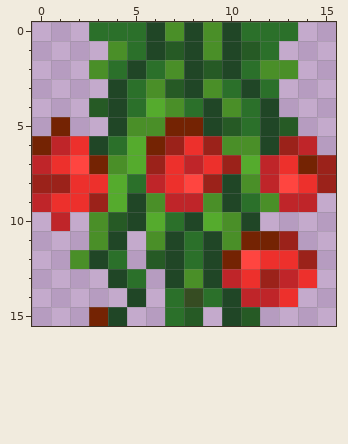
Edited in one commit: pixel-art sprite (textures/interior_decor_flower_pot_rose_2.png). The picture above is the old version.
The file is 16x16 pixels.
The result:
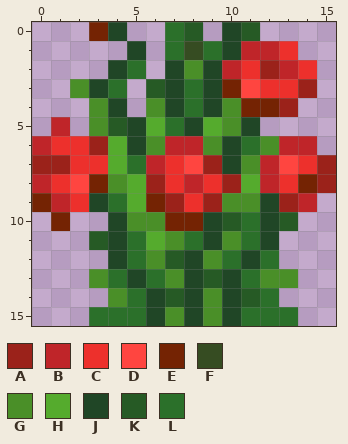
Palette (. is transparent): A #9b221a  B #bf2529  C #ed302c  D #ff4540  E #742303  F #364c22  G #4a8f28  H #55ab2d  J #204626  K #265a25  L #2b702a
The author wrote: Replace textures for clock(new file) and roses(new file) add discs textures
The edit:
Changed rows in their new state; - is an unchanged pixel.
first column x 0:
 0 ---EJ..LK.-K..-
 1 ----.J.LFL-BBC-
 2 ---.JL.JGJBCABC
 3 --GJL.KJLJEDCCA
 4 ---G-.GJ---EEA-
 5 -B-GKJHLJHGJ..-
 6 BC-AHJGBBGJLGB-
 7 AACCHLB-DAJG-DC
 8 BCDEGHA-BCAH-CE
 9 EB-JLHEACAGGJA-
10 -E-.JGGEEJKLJK-
11 ---K-LHG---LJ.-
12 --..JLGKJGLJL..
13 ---GLJLGJKJLGG.
14 ----GLJKJG-KL.-
15 ---LLLJGJG-LLL-
